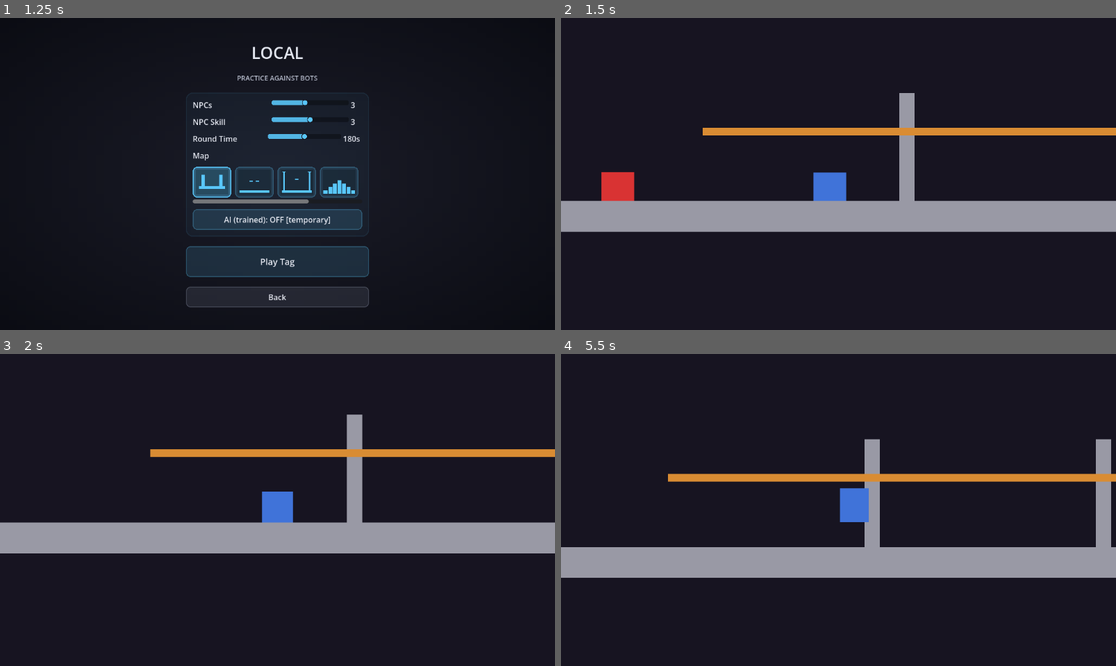
Above: before the commit, frames 1-4 (two rows, left to right).
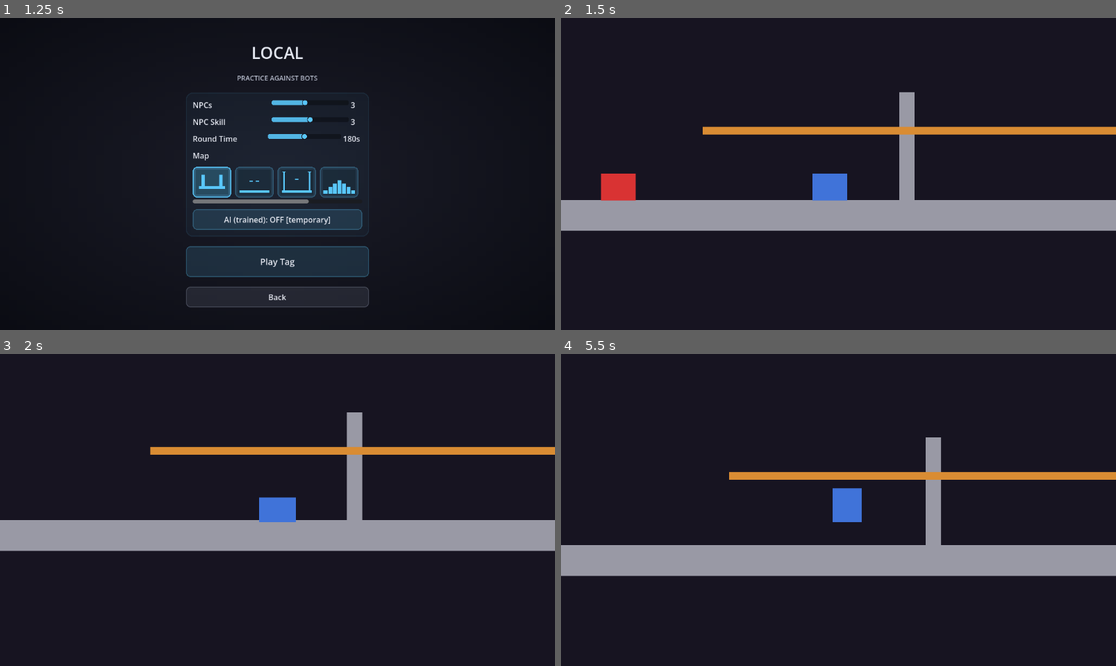
Above: after the commit, the same moments.

Repository: SumDumIdiut/tag
Game: Godot game, scene res://main/bootstrap.tscn
Same seed, same stepped clock (60 frames per second), same inputs: the game is played once before the commit and once after it.
Inputs (mouse positions are in pixels of both pictures, inside the frame that each line leads up to):
- Up to frame 1 (1.25 s): click "LOCAL" at 0.5 s
- Up to frame 2 (1.5 s): click "Play Tag" at 1.25 s
- Up to frame 3 (2 s): no input
- Up to frame 4 (5.5 s): tap Enter at 2 s; move the mouse to (960, 494) at 2.02 s; hold D (move_right) 2.03-2.75 s; tap J (dash) at 2.1, 3.6, 5.1 s; click (960, 494) at 2.17 s; tap Space (jump) at 2.27, 5.27 s; drag from (727, 525) to (810, 572) at 2.77 s; move the mouse to (894, 441) at 3.52 s; hold A (move_left) 3.53-4.25 s; drag from (810, 572) to (672, 463) at 4.27 s; move the mouse to (1005, 556) at 5.02 s; hold D (move_right) from 5.03 s (still down)

Frame 1 is identical in both runs. In frame 2, 1.7% of the frame differs, in the area x 0-100%, y 23-69%; in frame 3, 3.2%; in frame 4, 5.3%, in the area x 0-100%, y 26-72%.

Commit message:
Make squash/stretch also scale the actual collision shape, not just visuals
The squash effect (wide/short on a dash, tall/thin at jump apex, etc.) only
ever scaled Visual, a purely cosmetic node -- CollisionShape2D stayed fixed
size the whole time, so the hitbox never matched what was on screen (e.g. a
dash's wide/short pose still collided as the normal upright rect).

Moves the whole squash system from _process() (render-frame, cosmetic-only)
into a new _update_squash(), called once per physics tick from
apply_input() right after move_and_slide() -- the same point _process()
used to read is_dashing/velocity from, just now physics-tick-synced so the
resulting scale is ready in time for the *next* tick's own collision
resolution. squash_scale is the new single source of truth, applied to both
Visual and CollisionShape2D every tick.

Scales the CollisionShape2D node's own transform, not the underlying
RectangleShape2D resource -- that resource is shared across every Player
instance from this same packed scene (confirmed live: two instances'
shape.shape are the same object), so mutating its size directly would have
resized every player's hitbox at once. Verified live: two player instances
squash completely independently, the shared shape resource's own size never
changes, and collision scale exactly matches visual scale every tick.

Diff:
--- a/game/player/player.gd
+++ b/game/player/player.gd
@@ -157,8 +157,19 @@
 @onready var _visual: Node2D = $Visual
 @onready var _body: CharacterBodyRect = $Visual/Body
 @onready var _it_label: Label = $ItLabel
-
-var _was_on_floor_visual := false
+@onready var _collision_shape: CollisionShape2D = $CollisionShape2D
+
+# The squash/stretch scale, driving both the cosmetic Visual node AND the
+# actual CollisionShape2D -- scaling the shape NODE's own transform (not the
+# underlying RectangleShape2D resource, which is shared across every Player
+# instance from this same packed scene; mutating its size directly would
+# resize every player's hitbox at once). Computed once per physics tick (see
+# _update_squash(), called from apply_input()) rather than per render frame
+# -- it used to be render-frame-only and purely cosmetic, but a hitbox that
+# doesn't match what you see (e.g. a dash's wide/short squash) would be a
+# real, not just visual, mismatch, and collision only ever gets read at the
+# physics tick regardless of render rate.
+var squash_scale := Vector2.ONE
 # The actual assigned player color, tracked separately from _body.color so
 # set_tagged_it() can restore it exactly when untagged, and so a late
 # set_color() call while already tagged doesn't stomp the tag's own color.
@@ -246,20 +257,14 @@
 		_it_pulse_tween.tween_property(_it_label, "modulate:a", 0.35, 0.5).set_trans(Tween.TRANS_SINE)
 		_it_pulse_tween.tween_property(_it_label, "modulate:a", 1.0, 0.5).set_trans(Tween.TRANS_SINE)
 
-# Purely cosmetic squash/stretch, recomputed every rendered frame (not tied
-# to the fixed physics tick). Still runs client-side for local/AI play
-# (game.gd), which simulates Player directly with no network involved --
-# net_game.gd's online mode no longer instantiates Player client-side at
-# all, rendering every peer (local one included) from confirmed server
-# state via RemoteAvatar instead.
-func _process(delta: float) -> void:
-	if not _visual:
-		return
+## Squash/stretch that drives both the cosmetic Visual node and the actual
+## CollisionShape2D (see squash_scale's own comment) -- called once per
+## physics tick from apply_input(), after move_and_slide(), so it reflects
+## this tick's real resulting velocity/is_dashing state (matching what the
+## old render-frame version read) while landing the collision-shape update
+## in time for the *next* tick's own move_and_slide() to see it.
+func _update_squash(delta: float) -> void:
 	var on_floor_now := is_on_floor()
-	if on_floor_now and not _was_on_floor_visual:
-		_visual.scale = Vector2(1.25, 0.75)
-	_was_on_floor_visual = on_floor_now
-
 	var target_scale := Vector2.ONE
 	if is_dashing:
 		target_scale = Vector2(1.5, 0.6)
@@ -268,13 +273,17 @@
 			target_scale = Vector2(0.85, 1.2)
 		elif velocity.y > 40.0:
 			target_scale = Vector2(1.1, 0.9)
-	_visual.scale = _visual.scale.lerp(target_scale, clampf(delta * 12.0, 0.0, 1.0))
-	# While grounded (landing bounce, dashing along the floor), shift Visual
-	# down to compensate for its scale origin sitting above the feet -- see
-	# _ground_line_y -- so the feet stay planted and only the top compresses.
-	# Airborne squash/stretch has no ground to stay anchored to, so it's left
-	# scaling around Visual's own origin as before.
-	_visual.position.y = _ground_line_y * (1.0 - _visual.scale.y) if on_floor_now else 0.0
+	squash_scale = squash_scale.lerp(target_scale, clampf(delta * 12.0, 0.0, 1.0))
+	if _collision_shape:
+		_collision_shape.scale = squash_scale
+	if _visual:
+		_visual.scale = squash_scale
+		# While grounded (landing bounce, dashing along the floor), shift
+		# Visual down to compensate for its scale origin sitting above the
+		# feet -- see _ground_line_y -- so the feet stay planted and only
+		# the top compresses. Airborne squash/stretch has no ground to stay
+		# anchored to, so it's left scaling around Visual's own origin.
+		_visual.position.y = _ground_line_y * (1.0 - squash_scale.y) if on_floor_now else 0.0
 
 func apply_input(input: Dictionary, delta: float) -> void:
 	var move_dir: Vector2 = input.get("move_dir", Vector2.ZERO)
@@ -303,6 +312,11 @@
 	# retention window instead of losing it to ground friction immediately.
 	if on_floor and not _was_on_floor_physics and speed_boost_active:
 		landed_grace_timer = DASH_JUMP_LANDING_RETENTION_FRAMES / 60.0
+	# Landing bounce -- an instant squash snap (not eased like the rest of
+	# squash_scale) the tick you touch down, same as the old render-frame
+	# version did.
+	if on_floor and not _was_on_floor_physics:
+		squash_scale = Vector2(1.25, 0.75)
 	_was_on_floor_physics = on_floor
 	if jump_pressed:
 		jump_buffer_timer = JUMP_BUFFER_TIME
@@ -356,6 +370,8 @@
 		var post_move_wall := _find_wall_jump_normal(is_on_wall_only())
 		if post_move_wall != Vector2.ZERO:
 			_try_corner_correction(post_move_wall)
+
+	_update_squash(delta)
 
 func _tick_timers(delta: float) -> void:
 	coyote_timer = maxf(coyote_timer - delta, 0.0)
